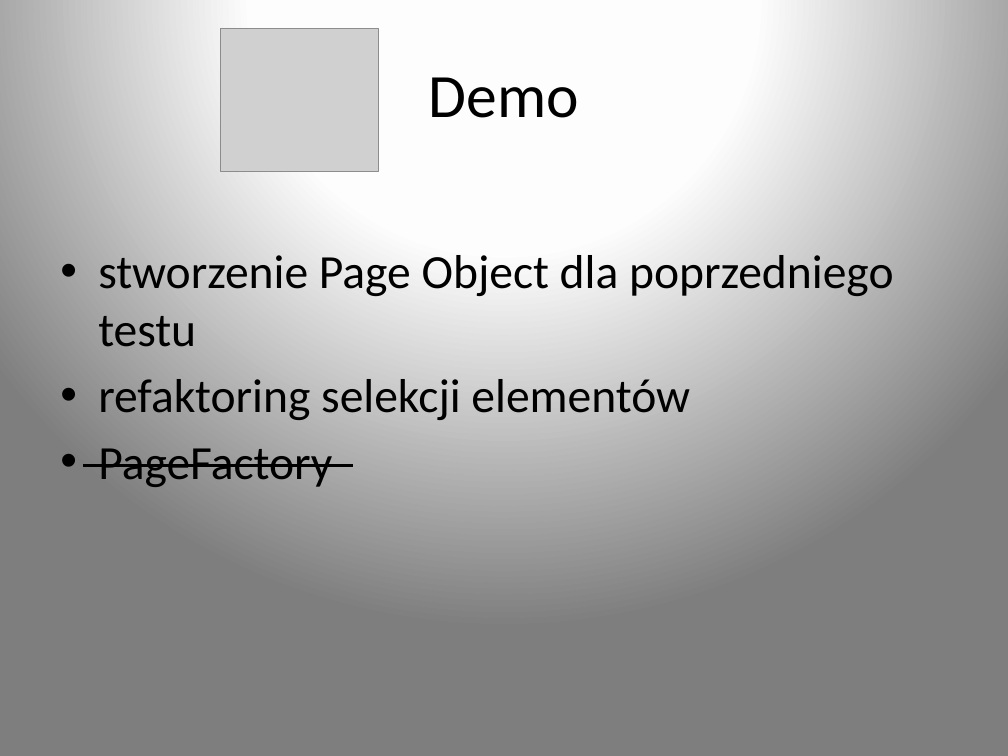
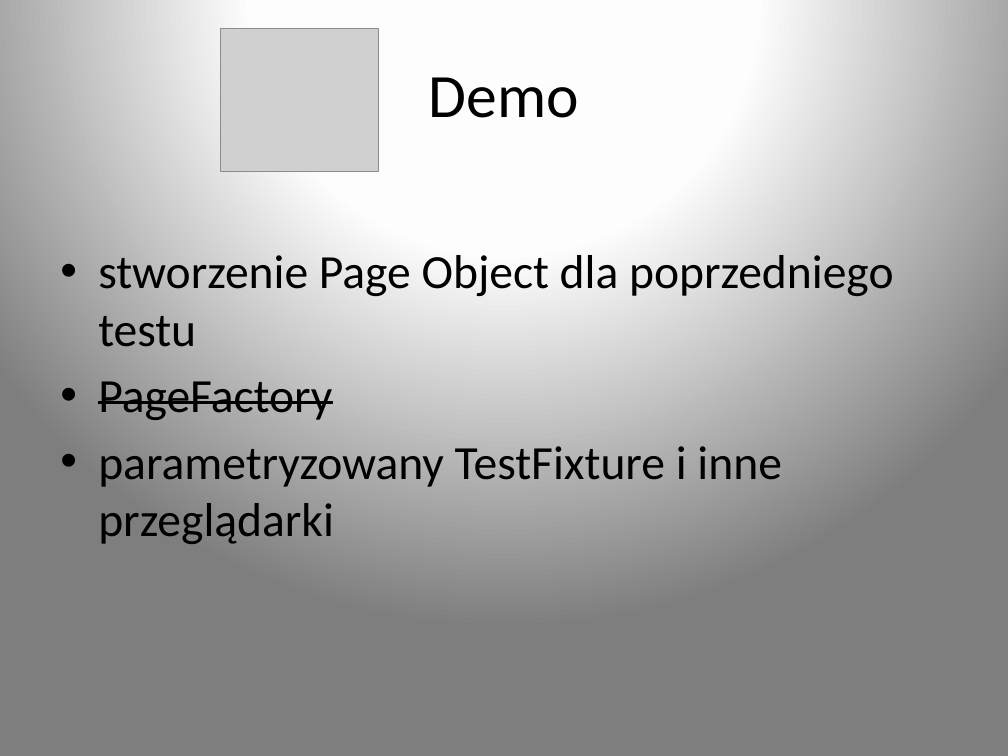
Before and after one commit to merdacz/AspNetTesting, a slide deck: slide 11 of presentation.pptx (slide 10 before the commit). Drawn at 1008x756 pixels with LibreOffice and Linux fonts; fonts in the diff are those of the drawing; grey boxes stand for pictures. Boxes give left, top, right and bottom in pixels: in the first picture for what was removed or moved away, otherwise in the second. Text is boxed around its words. In the diff, an @@ line names an element or a change of style, - is before the commit and + after.

```diff
--- a/presentation.pptx
+++ b/presentation.pptx
@@ text at [98,379,690,420]: paragraph removed @@
-• refaktoring selekcji elementów
@@ text at [98,381,332,420]: strikethrough on in "PageFactory" @@
@@ text at [98,446,781,544]: paragraph added @@
+• parametryzowany TestFixture i inne przeglądarki
@@ line removed from (84, 466) to (353, 466) @@
```
Also in this commit, not shown: 2 other slides changed.
